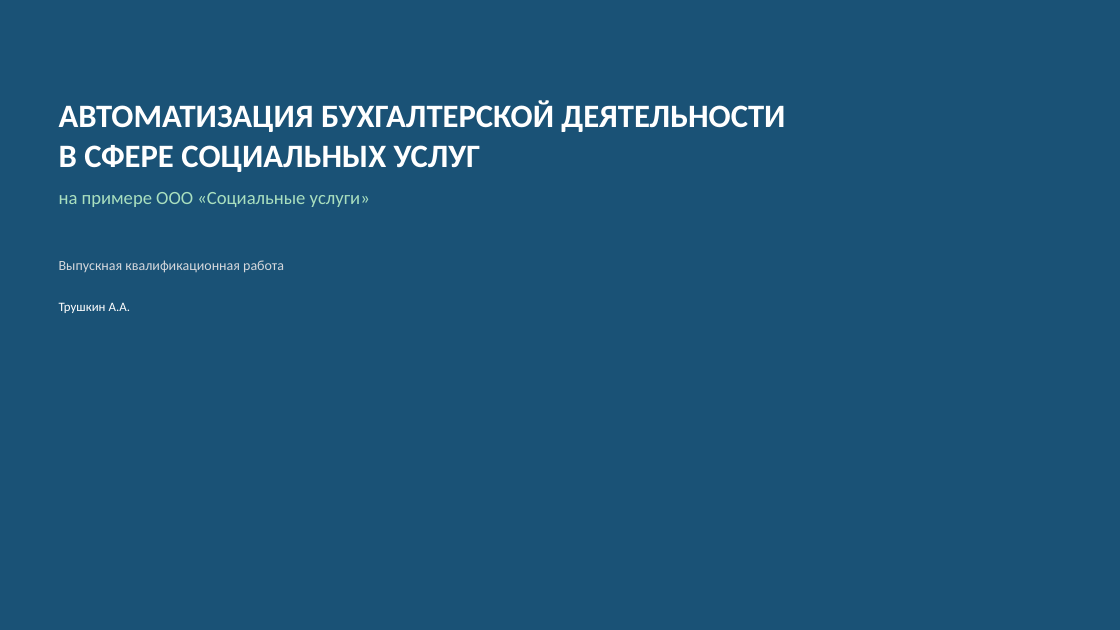
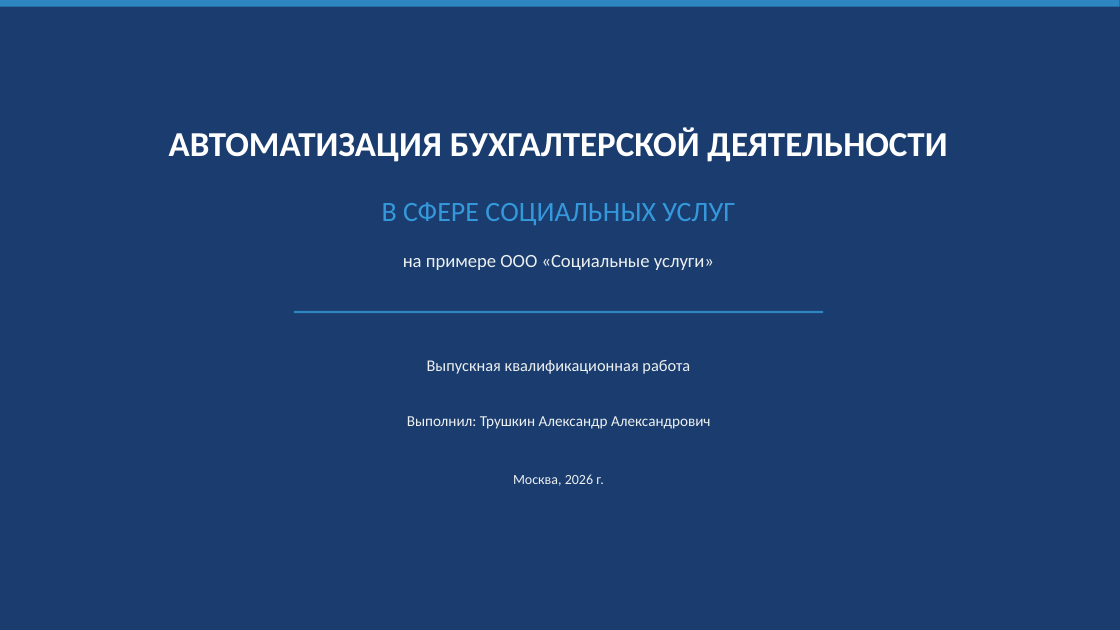
Before and after one commit to hdbdbeben/DIPLOM, a slide deck: slide 1 of presentation.pptx. Drawn at 1120x630 pixels with LibreOffice and Linux fonts; fonts in the diff are those of the drawing. Boxes give left, top, right and bottom in pixels: in the first picture for what was removed or moved away, otherwise in the second. Text is boxed around its words. In the diff, an @@ line names an element or a change of style, - is before the commit and + after.

```diff
--- a/presentation.pptx
+++ b/presentation.pptx
@@ background #1A5276 to #1A3C6E @@
@@ rectangle added at box(0, 0, 1120, 7), fill #2E86C1 @@
@@ text "АВТОМАТИЗАЦИЯ БУХГАЛТЕРСКОЙ ДЕЯТЕЛЬНОСТИ": place and size @@
-text "АВТОМАТИЗАЦИЯ БУХГАЛТЕРСКОЙ ДЕЯТЕЛЬНОСТИ" at box(59, 101, 785, 172)
+text "АВТОМАТИЗАЦИЯ БУХГАЛТЕРСКОЙ ДЕЯТЕЛЬНОСТИ" at box(169, 127, 947, 162)
@@ text "АВТОМАТИЗАЦИЯ БУХГАЛТЕРСКОЙ ДЕЯТЕЛЬНОСТИ" at box(169, 127, 947, 162): size 28 to 30 pt; alignment left to centre @@
@@ text at box(59, 145, 481, 172): paragraph removed @@
-В СФЕРЕ СОЦИАЛЬНЫХ УСЛУГ
@@ text added at box(382, 202, 735, 225), 24 pt, text #3498DB @@
+В СФЕРЕ СОЦИАЛЬНЫХ УСЛУГ
@@ text "на примере ООО «Социальные услуги»": place and size @@
-text "на примере ООО «Социальные услуги»" at box(59, 192, 370, 207)
+text "на примере ООО «Социальные услуги»" at box(403, 255, 714, 270)
@@ text "на примере ООО «Социальные услуги»" at box(403, 255, 714, 270): text colour #A9DFBF to #ECF0F1; alignment left to centre @@
@@ text removed at box(59, 302, 130, 313) @@
-Трушкин А.А.
@@ rectangle added at box(294, 311, 823, 313), fill #2E86C1 @@
@@ text "Выпускная квалификационная работа": place and size @@
-text "Выпускная квалификационная работа" at box(59, 260, 284, 273)
+text "Выпускная квалификационная работа" at box(427, 360, 690, 374)
@@ text "Выпускная квалификационная работа" at box(427, 360, 690, 374): size 12 to 14 pt, text colour #D5D8DC to #ECF0F1; alignment left to centre @@
@@ text added at box(407, 416, 711, 429), 13 pt, text #ECF0F1 @@
+Выполнил: Трушкин Александр Александрович
@@ text added at box(513, 474, 604, 486), 12 pt, text #ECF0F1 @@
+Москва, 2026 г.
```
Also in this commit, not shown: 1 other slide changed, 10 slides added, 17 slides removed, 7 other files.
